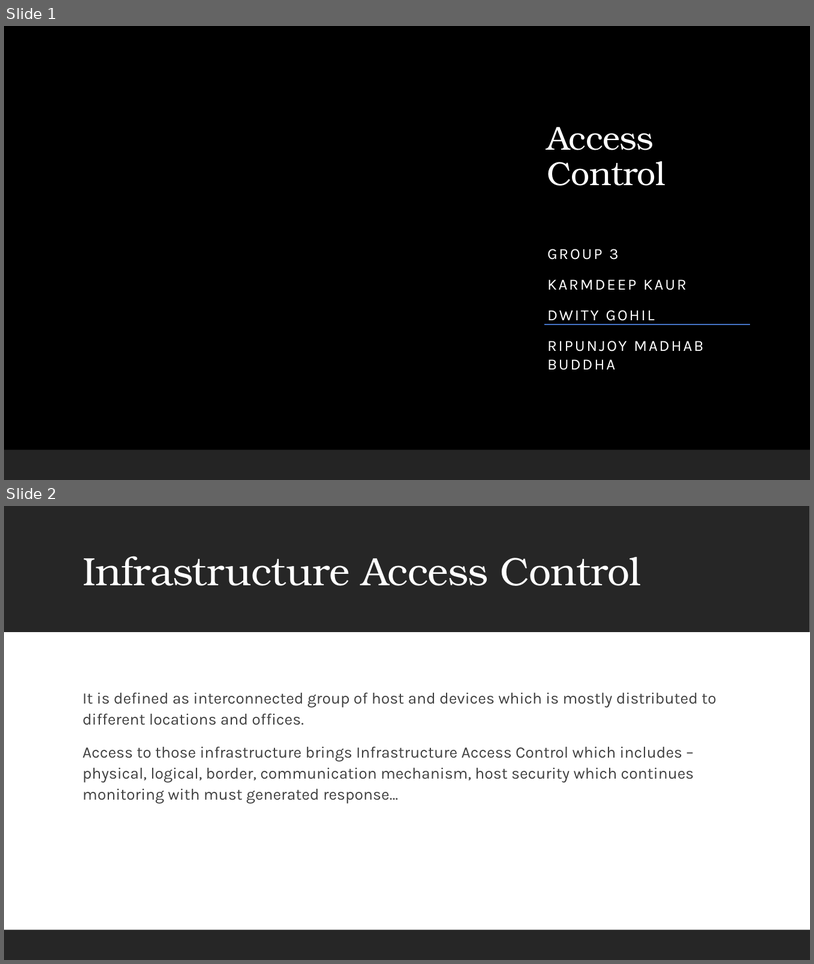
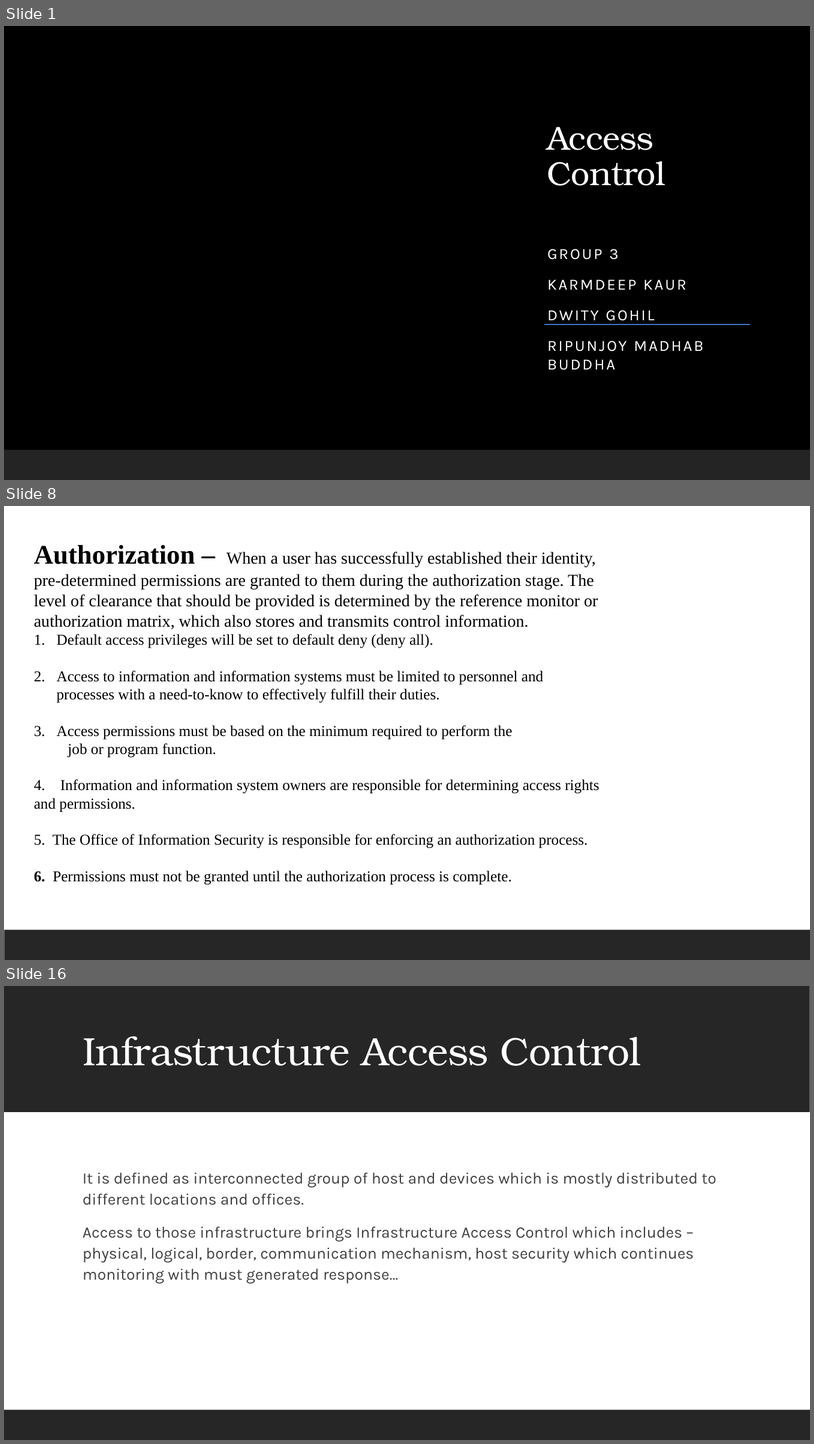
Before and after one commit to ronnie-1947/access-control-ppt, a slide deck: Access Control.pptx. Shown one above the other, each under a label of ours: slides 1 and 2 before the commit, slides 1, 8 and 16 after it; the slides between them are not shown. The pictures are 814x964 and 814x1444 pixels, drawn with LibreOffice and Linux fonts; fonts in the diff are those of the drawing; background and template pictures are left out. Boxes give left, top, right and bottom in pixels: in the first picture for what was removed or moved away, otherwise in the second. Text is boxed around its words. In the diff, an @@ line names an element or a change of style, - is before the commit and + after.

Commit message:
<access contol addited>

```diff
--- a/Access Control.pptx
+++ b/Access Control.pptx
@@ slide 8 added at box(4, 506, 810, 960), background #FFFFFF; not listed: 1 template element that a slide beside it also shows @@
@@ text added at box(34, 545, 599, 885), 18 pt, text #000000 @@
+Authorization – When a user has successfully established their identity, pre-determined permissions are granted to them during the authorization stage. The level of clearance that should be provided is determined by the reference monitor or authorization matrix, which also stores and transmits control information.
+1. Default access privileges will be set to default deny (deny all).
+2. Access to information and information systems must be limited to personnel and processes with a need-to-know to effectively fulfill their duties.
+3. Access permissions must be based on the minimum required to perform the
+job or program function.
+4. Information and information system owners are responsible for determining access rights and permissions.
+5. The Office of Information Security is responsible for enforcing an authorization process.
+6. Permissions must not be granted until the authorization process is complete.
@@ what was slide 2 is now slide 16 @@
```
Also in this commit, not shown: 13 other slides added.
